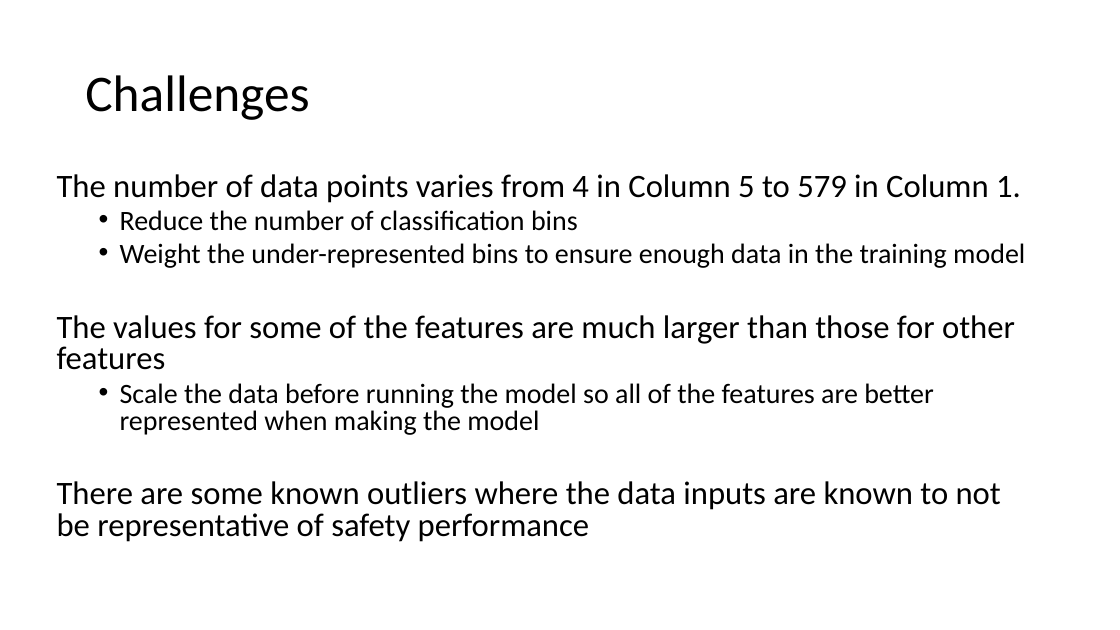
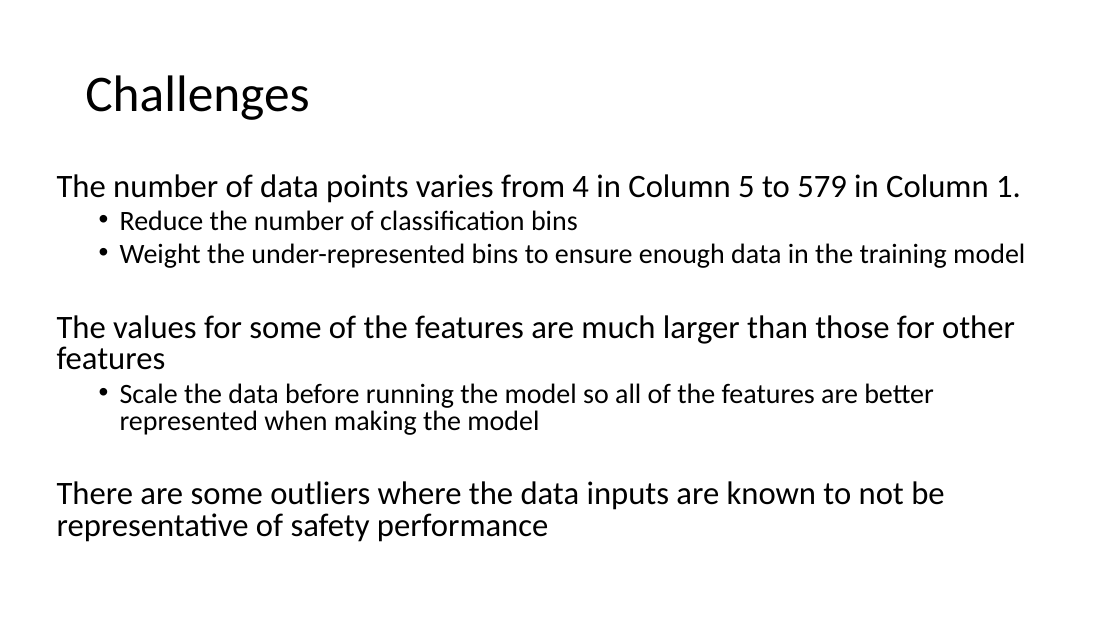
Before and after one commit to becbowen/GAFinalProject, a slide deck: slide 7 of final/classProjectPresentation.pptx. Drawn at 1120x630 pixels with LibreOffice and Linux fonts; fonts in the diff are those of the drawing. Boxes give left, top, right and bottom in pixels: in the first picture for what was removed or moved away, otherwise in the second. Text is boxed around its words. In the diff, an @@ line names an element or a change of style, - is before the commit and + after.

```diff
--- a/final/classProjectPresentation.pptx
+++ b/final/classProjectPresentation.pptx
@@ text at (x1=57, y1=481, x2=944, y2=542): text changed @@
-There are some known outliers where the data inputs are known to not be representative of safety performance
+There are some outliers where the data inputs are known to not be representative of safety performance
```
Also in this commit, not shown: 3 other slides changed.
